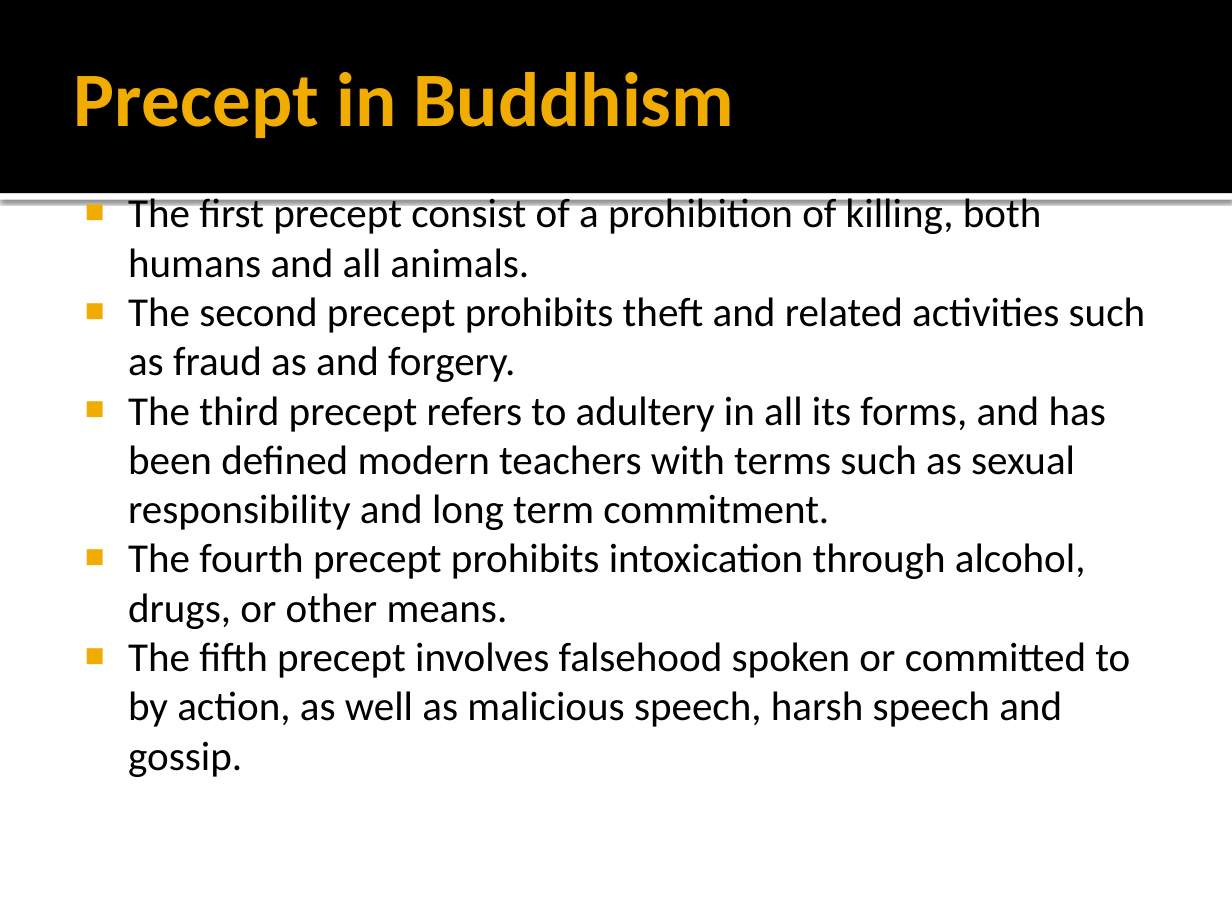
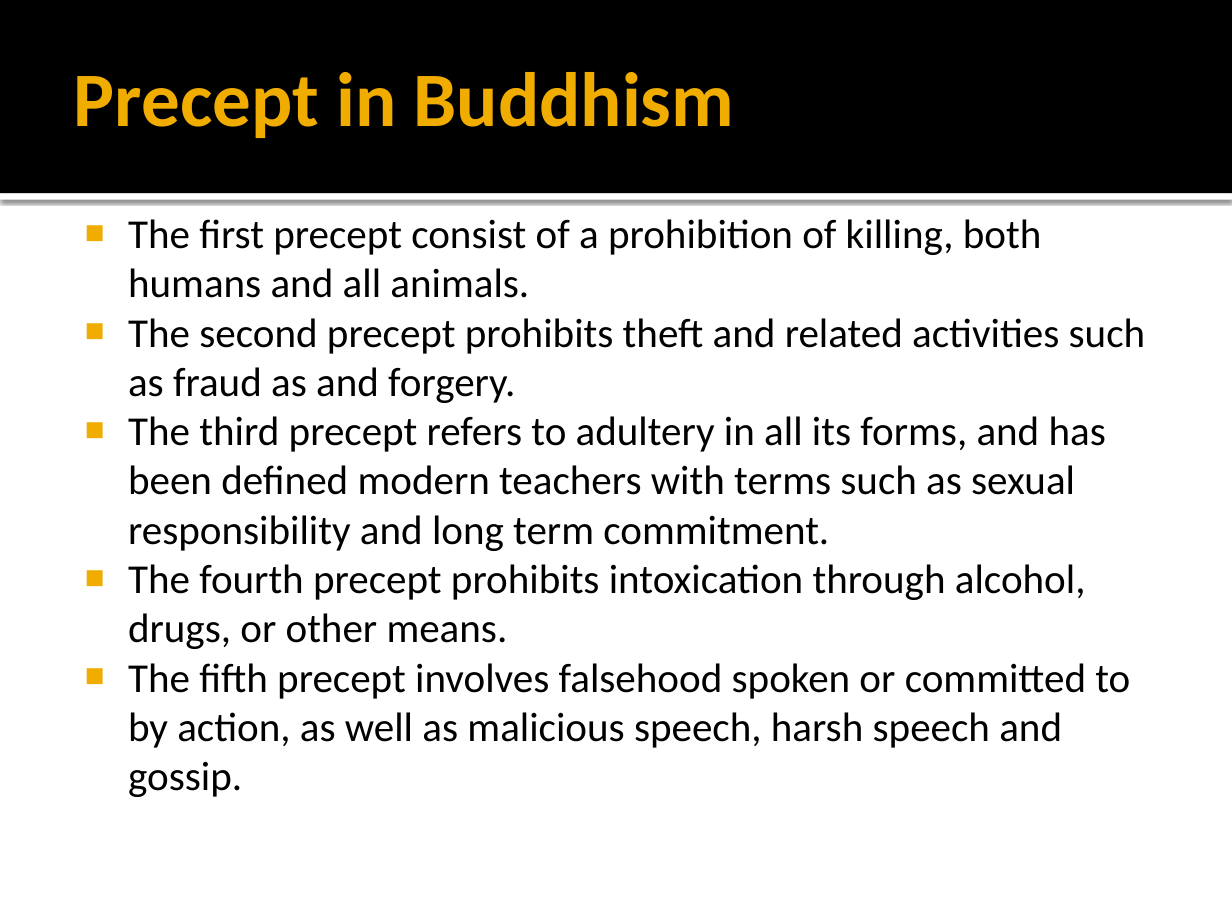
Before and after one commit to Karmap98/rongkup07, a slide deck: slide 4 of BUDDHISM.pptx. Drawn at 1232x924 pixels with LibreOffice and Linux fonts; fonts in the diff are those of the drawing. Boxes give left, top, right and bottom in pixels: in the first picture for what was removed or moved away, otherwise in the second. Text is boxed around its words. In the diff, an @@ line names an element or a change of style, - is before the commit and + after.

```diff
--- a/BUDDHISM.pptx
+++ b/BUDDHISM.pptx
@@ text "The first precept consist of ...": place and size @@
-text "The first precept consist of ..." at (128,198,1146,777)
+text "The first precept consist of ..." at (128,219,1146,797)
```
Also in this commit, not shown: 3 other slides changed.
